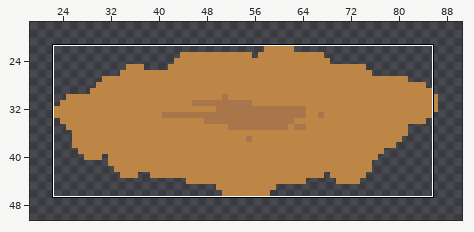
Pixel-art file: Assets/_Productions/Sprites/Environment/Environment Patches.aseprite. The first picture is a wide view before the edit; the outline marks the close-up.
Close-up. Earlier state:
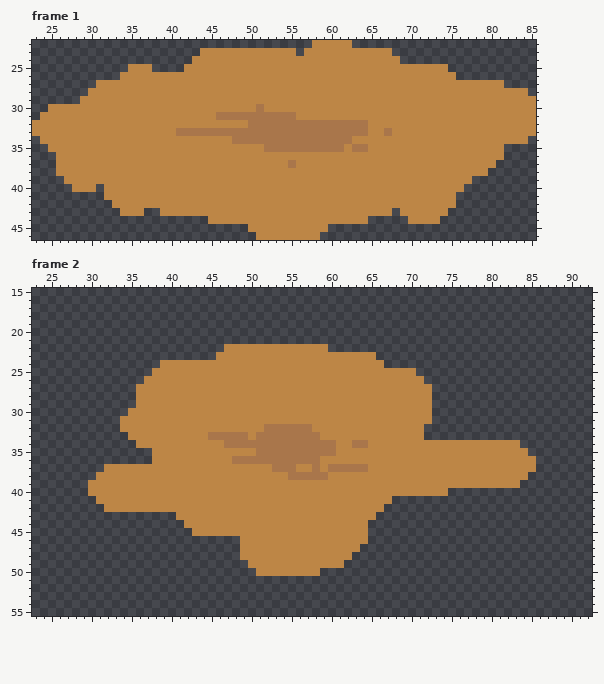
100x64 pixels, 8 frames. Shown: frame 1: x 23..85, y 22..46; frame 2: x 23..92, y 15..55. The wide view leaves out empty margins. The commit also changed other frames or places, which this record leaves out.
After the commit:
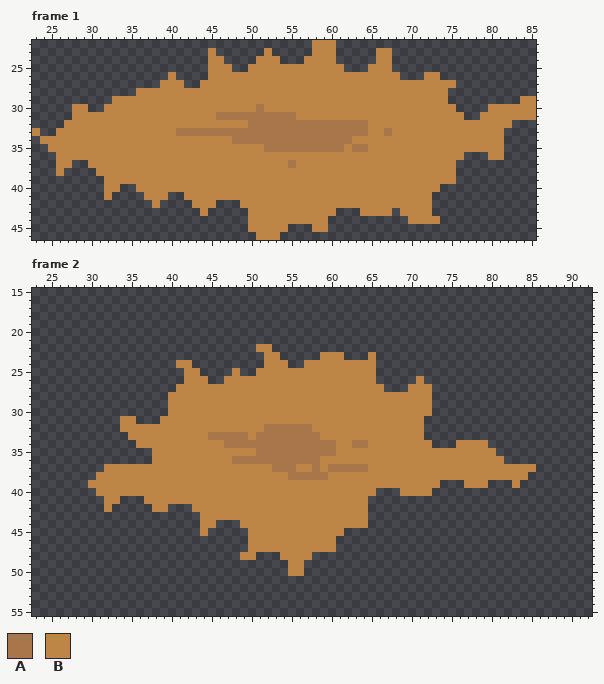
Palette (. is transparent): A #a9764b  B #bd8646
Edits made:
--- frame 1, layer "Layer 1"
@@ x 23..85 @@
-22 ...................................BBBBB.......................
-23 .....................BBBBBBBBBBBB.BBBBBBBBBBB..................
-24 ....................BBBBBBBBBBBBBBBBBBBBBBBBBB.................
-25 ............BBB....BBBBBBBBBBBBBBBBBBBBBBBBBBBBBBBBB...........
-26 ...........BBBBBBBBBBBBBBBBBBBBBBBBBBBBBBBBBBBBBBBBBB..........
-27 ........BBBBBBBBBBBBBBBBBBBBBBBBBBBBBBBBBBBBBBBBBBBBBBBBBBB....
-28 .......BBBBBBBBBBBBBBBBBBBBBBBBBBBBBBBBBBBBBBBBBBBBBBBBBBBBBBB.
-29 ......BBBBBBBBBBBBBBBBBBBBBBBBBBBBBBBBBBBBBBBBBBBBBBBBBBBBBBBBB
-30 ..BBBBBBBBBBBBBBBBBBBBBBBBBBABBBBBBBBBBBBBBBBBBBBBBBBBBBBBBBBBB
-31 .BBBBBBBBBBBBBBBBBBBBBBAAAAAAAAAABBBBBBBBBBBBBBBBBBBBBBBBBBBBBB
-32 BBBBBBBBBBBBBBBBBBBBBBBBBBBAAAAAAAAAAAAAAABBBBBBBBBBBBBBBBBBBBB
-33 BBBBBBBBBBBBBBBBBBAAAAAAAAAAAAAAAAAAAAAAAABBABBBBBBBBBBBBBBBBBB
-34 .BBBBBBBBBBBBBBBBBBBBBBBBAAAAAAAAAAAAAAABBBBBBBBBBBBBBBBBBBBBB.
+22 ...................................BBB.........................
+23 ......................B......B.....BBB.....BB..................
+24 ......................BB....BBB...BBBB.....BB..................
+25 ......................BBB..BBBBBBBBBBBB...BBB..................
+26 .................B....BBBBBBBBBBBBBBBBBBBBBBBB...BB............
+27 ................BBB..BBBBBBBBBBBBBBBBBBBBBBBBBBBBBBBB..........
+28 .............BBBBBBBBBBBBBBBBBBBBBBBBBBBBBBBBBBBBBBB...........
+29 ..........BBBBBBBBBBBBBBBBBBBBBBBBBBBBBBBBBBBBBBBBBB.........BB
+30 .....BB..BBBBBBBBBBBBBBBBBBBABBBBBBBBBBBBBBBBBBBBBBBB....BBBBBB
+31 .....BBBBBBBBBBBBBBBBBBAAAAAAAAAABBBBBBBBBBBBBBBBBBBBB..BBBBBBB
+32 ....BBBBBBBBBBBBBBBBBBBBBBBAAAAAAAAAAAAAAABBBBBBBBBBBBBBBBBB...
+33 B..BBBBBBBBBBBBBBBAAAAAAAAAAAAAAAAAAAAAAAABBABBBBBBBBBBBBBB....
+34 .BBBBBBBBBBBBBBBBBBBBBBBBAAAAAAAAAAAAAAABBBBBBBBBBBBBBBBBBB....
 35 ..BBBBBBBBBBBBBBBBBBBBBBBBBBBAAAAAAAAAABAABBBBBBBBBBBBBBBBB....
-36 ...BBBBBBBBBBBBBBBBBBBBBBBBBBBBBBBBBBBBBBBBBBBBBBBBBBBBBBBB....
-37 ...BBBBBBBBBBBBBBBBBBBBBBBBBBBBBABBBBBBBBBBBBBBBBBBBBBBBBB.....
-38 ...BBBBBBBBBBBBBBBBBBBBBBBBBBBBBBBBBBBBBBBBBBBBBBBBBBBBBB......
-39 ....BBBBBBBBBBBBBBBBBBBBBBBBBBBBBBBBBBBBBBBBBBBBBBBBBBB........
-40 .....BBB.BBBBBBBBBBBBBBBBBBBBBBBBBBBBBBBBBBBBBBBBBBBBB.........
-41 .........BBBBBBBBBBBBBBBBBBBBBBBBBBBBBBBBBBBBBBBBBBBB..........
-42 ..........BBBBBBBBBBBBBBBBBBBBBBBBBBBBBBBBBBBBBBBBBBB..........
-43 ...........BBB..BBBBBBBBBBBBBBBBBBBBBBBBBBBBB.BBBBBB...........
-44 ......................BBBBBBBBBBBBBBBBBBBB.....BBBB............
-45 ...........................BBBBBBBBBB..........................
-46 ............................BBBBBBBB...........................
+36 ...BBBBBBBBBBBBBBBBBBBBBBBBBBBBBBBBBBBBBBBBBBBBBBBBBBB...BB....
+37 ...BB..BBBBBBBBBBBBBBBBBBBBBBBBBABBBBBBBBBBBBBBBBBBBB..........
+38 ...B....BBBBBBBBBBBBBBBBBBBBBBBBBBBBBBBBBBBBBBBBBBBBB..........
+39 .........BBBBBBBBBBBBBBBBBBBBBBBBBBBBBBBBBBBBBBBBBBBB..........
+40 .........BB..BBBBBBBBBBBBBBBBBBBBBBBBBBBBBBBBBBBBBB............
+41 .........B....BBB..BBBBBBBBBBBBBBBBBBBBBBBBBBBBBBB.............
+42 ...............B....BBB...BBBBBBBBBBBBBBBBBBBBBBBB.............
+43 .....................B.....BBBBBBBBBBB...BBBB.BBBB.............
+44 ...........................BBBBBBBBBB..........BBBB............
+45 ...........................BBBBB...BB..........................
+46 ............................BBB................................
--- frame 2, layer "Layer 1"
@@ x 23..92 @@
 21 ......................................................................
-22 ........................BBBBBBBBBBBBB.................................
-23 .......................BBBBBBBBBBBBBBBBBBBB...........................
-24 ................BBBBBBBBBBBBBBBBBBBBBBBBBBBB..........................
-25 ...............BBBBBBBBBBBBBBBBBBBBBBBBBBBBBBBBB......................
-26 ..............BBBBBBBBBBBBBBBBBBBBBBBBBBBBBBBBBBB.....................
-27 .............BBBBBBBBBBBBBBBBBBBBBBBBBBBBBBBBBBBBB....................
-28 .............BBBBBBBBBBBBBBBBBBBBBBBBBBBBBBBBBBBBB....................
-29 .............BBBBBBBBBBBBBBBBBBBBBBBBBBBBBBBBBBBBB....................
-30 ............BBBBBBBBBBBBBBBBBBBBBBBBBBBBBBBBBBBBBB....................
-31 ...........BBBBBBBBBBBBBBBBBBBBBBBBBBBBBBBBBBBBBBB....................
+22 ............................BB........................................
+23 .............................BB.....BBB...B...........................
+24 ..................BB.........BBB..BBBBBBBBB...........................
+25 ...................BB....B..BBBBBBBBBBBBBBB...........................
+26 ...................BBB..BBBBBBBBBBBBBBBBBBB.....B.....................
+27 ..................BBBBBBBBBBBBBBBBBBBBBBBBBB...BBB....................
+28 .................BBBBBBBBBBBBBBBBBBBBBBBBBBBBBBBBB....................
+29 .................BBBBBBBBBBBBBBBBBBBBBBBBBBBBBBBBB....................
+30 .................BBBBBBBBBBBBBBBBBBBBBBBBBBBBBBBBB....................
+31 ...........BB...BBBBBBBBBBBBBBBBBBBBBBBBBBBBBBBBB.....................
 32 ...........BBBBBBBBBBBBBBBBBBAAAAAABBBBBBBBBBBBBB.....................
 33 ............BBBBBBBBBBAAAAABAAAAAAAABBBBBBBBBBBBB.....................
-34 .............BBBBBBBBBBBAAAAAAAAAAAAAABBAABBBBBBBBBBBBBBBBBBB.........
-35 ...............BBBBBBBBBBBBBAAAAAAAAAABBBBBBBBBBBBBBBBBBBBBBBB........
-36 ...............BBBBBBBBBBAAAAAAAAAAABBBBBBBBBBBBBBBBBBBBBBBBBBB.......
+34 .............BBBBBBBBBBBAAAAAAAAAAAAAABBAABBBBBBBB...BBBB.............
+35 ...............BBBBBBBBBBBBBAAAAAAAAAABBBBBBBBBBBBBBBBBBBB............
+36 ...............BBBBBBBBBBAAAAAAAAAAABBBBBBBBBBBBBBBBBBBBBBB...........
 37 .........BBBBBBBBBBBBBBBBBBBBBAAABBABAAAAABBBBBBBBBBBBBBBBBBBBB.......
 38 ........BBBBBBBBBBBBBBBBBBBBBBBBAAAAABBBBBBBBBBBBBBBBBBBBBBBBB........
-39 .......BBBBBBBBBBBBBBBBBBBBBBBBBBBBBBBBBBBBBBBBBBBBBBBBBBBBBB.........
-40 .......BBBBBBBBBBBBBBBBBBBBBBBBBBBBBBBBBBBBBBBBBBBBB..................
-41 ........BBBBBBBBBBBBBBBBBBBBBBBBBBBBBBBBBBBBB.........................
-42 .........BBBBBBBBBBBBBBBBBBBBBBBBBBBBBBBBBBB..........................
-43 ..................BBBBBBBBBBBBBBBBBBBBBBBBB...........................
-44 ...................BBBBBBBBBBBBBBBBBBBBBBB............................
-45 ....................BBBBBBBBBBBBBBBBBBBBBB............................
-46 ..........................BBBBBBBBBBBBBBBB............................
-47 ..........................BBBBBBBBBBBBBBB.............................
-48 ..........................BBBBBBBBBBBBBB..............................
-49 ...........................BBBBBBBBBBBB...............................
-50 ............................BBBBBBBB..................................
+39 .......BBBBBBBBBBBBBBBBBBBBBBBBBBBBBBBBBBBBBBBBBBBB...BBB...B.........
+40 ........BBBBBBBBBBBBBBBBBBBBBBBBBBBBBBBBBBB...BBBB....................
+41 .........BB...BBBBBBBBBBBBBBBBBBBBBBBBBBBB............................
+42 .........B.....BB...BBBBBBBBBBBBBBBBBBBBBB............................
+43 .....................BBBBBBBBBBBBBBBBBBBBB............................
+44 .....................BB...BBBBBBBBBBBBBBBB............................
+45 .....................B.....BBBBBBBBBBBB...............................
+46 ...........................BBBBBBBBBBB................................
+47 ...........................BBBBBBBBBBB................................
+48 ..........................BB...BBBB...................................
+49 ................................BB....................................
+50 ................................BB....................................
 51 ......................................................................
Changed places in both close-ups, as pixel boxes (x1, y1, x2, y2):
erased: (32, 40, 536, 240)
erased: (128, 344, 456, 448)
erased: (488, 440, 536, 488)
erased: (88, 480, 464, 576)
